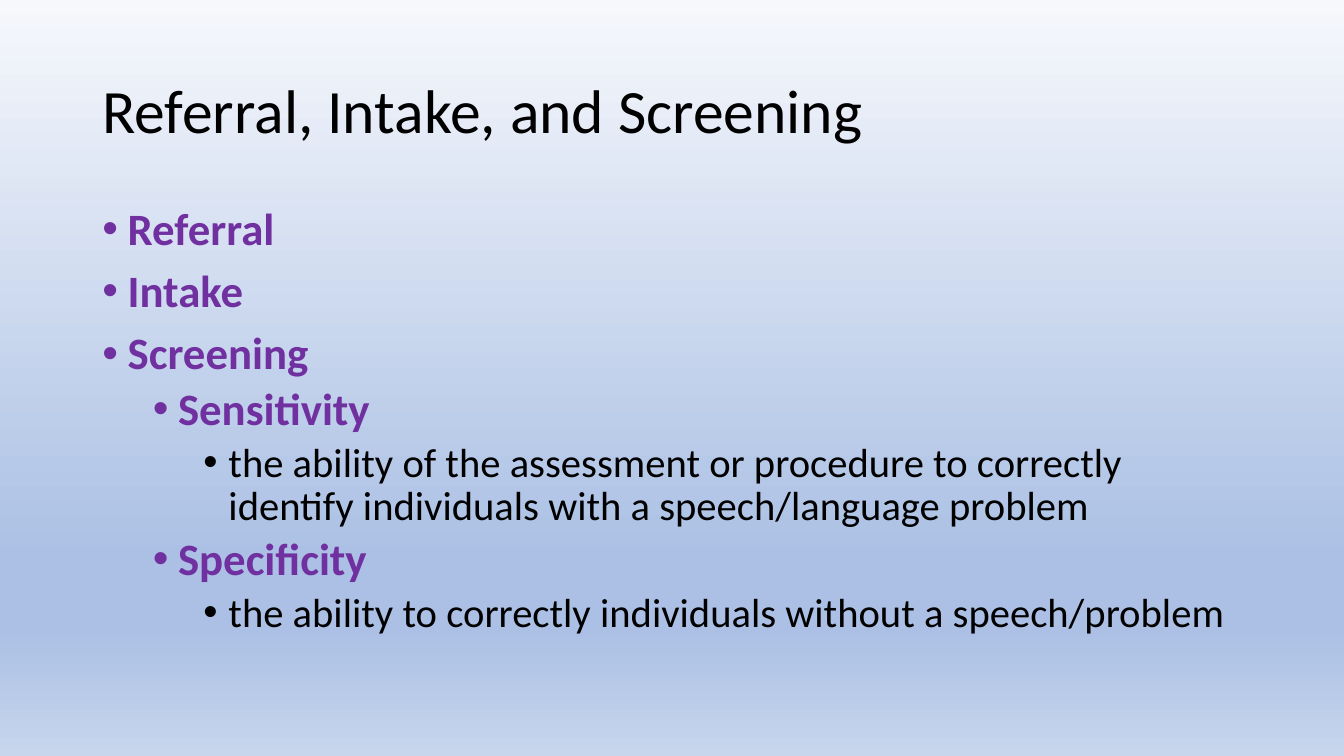
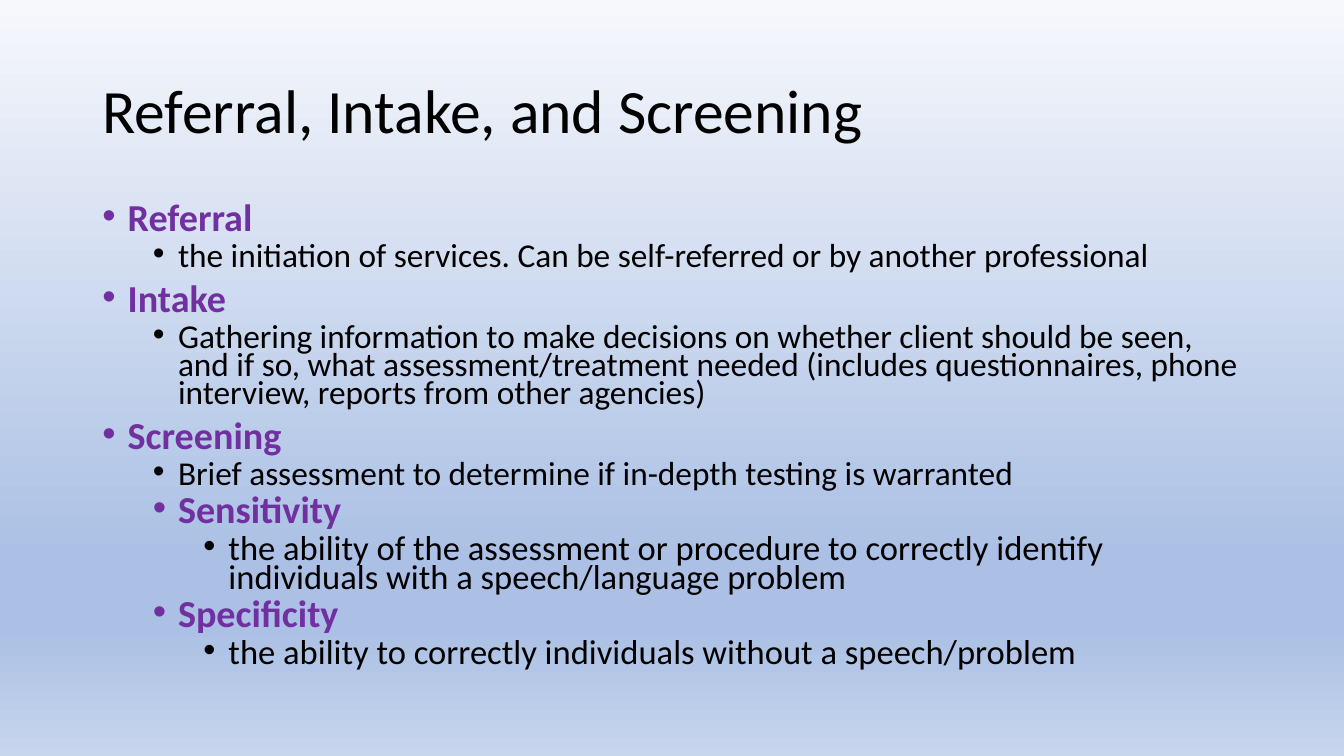
Before and after one commit to Jim-Wright90/cds431_sp22, a slide deck: slide 4 of slides/cds431_week1_2.pptx. Drawn at 1344x756 pixels with LibreOffice and Linux fonts; fonts in the diff are those of the drawing. Boxes give left, top, right and bottom in pixels: in the first picture for what was removed or moved away, otherwise in the second. Text is boxed around its words. In the diff, an @@ line names an element or a change of style, - is before the commit and + after.

```diff
--- a/slides/cds431_week1_2.pptx
+++ b/slides/cds431_week1_2.pptx
@@ text at (128,204,1103,670): size 32 to 27.2 pt in "Referral", "Intake", "Screening", "Sensitivity" and 1 more places; size 29 to 24.6 pt in "the ability of the assessment or procedure ...", "the ability to correctly individuals without a ..."; line spacing 0.9 to 0.7 @@
@@ text at (178,244,1148,273): paragraph added @@
+  • the initiation of services. Can be self-referred or by another professional
@@ text at (178,325,1238,410): paragraph added @@
+  • Gathering information to make decisions on whether client should be seen, and if so, what assessment/treatment needed (includes questionnaires, phone interview, reports from other agencies)
@@ text at (178,462,1013,491): paragraph added @@
+  • Brief assessment to determine if in-depth testing is warranted
```
Also in this commit, not shown: 3 other slides changed, 3 other files.
